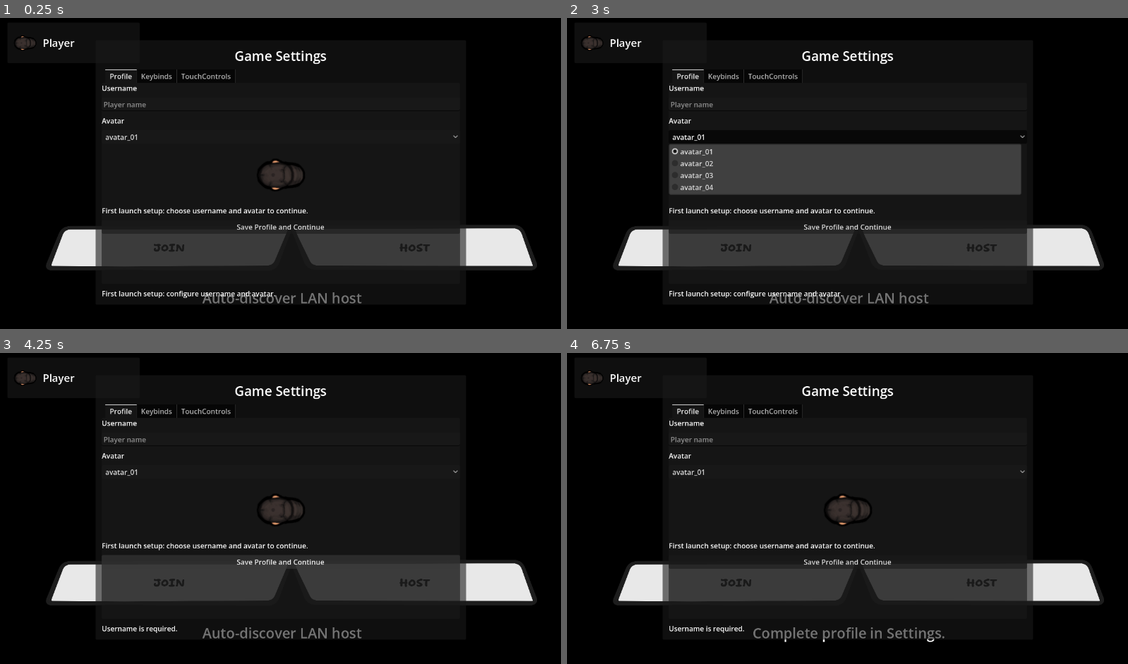
Above: before the commit, frames 1-4 (two rows, left to right).
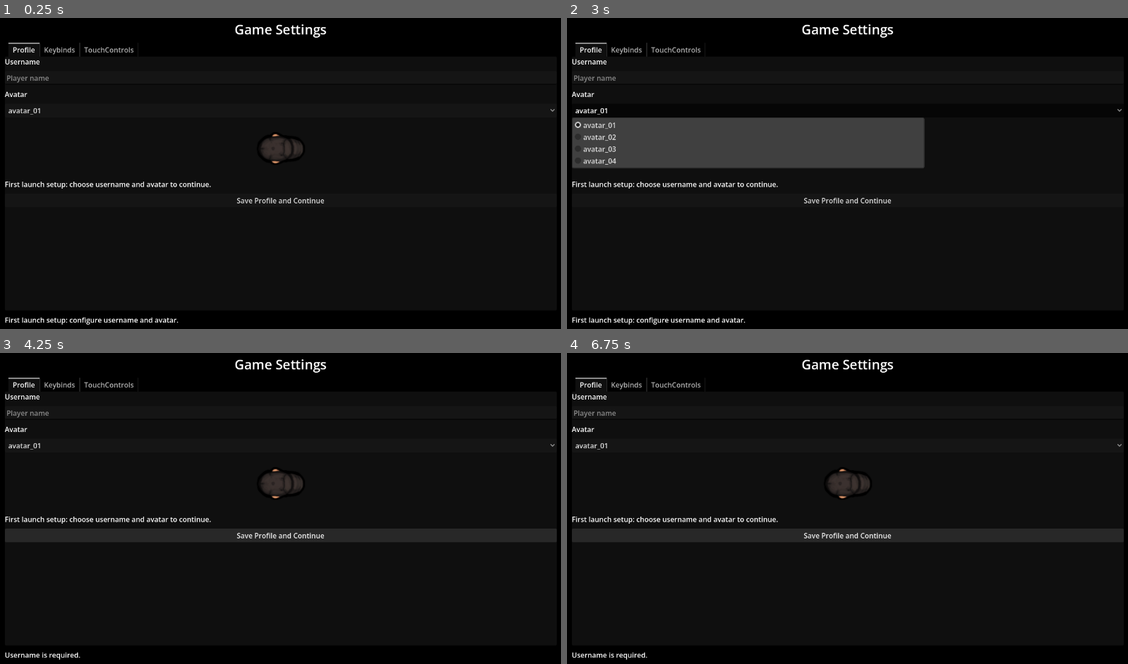
Above: after the commit, the same moments.

Repository: nathgoutam93/grey-line
Game: Godot game, scene res://scenes/main_menu/main_menu.tscn
Same seed, same stepped clock (60 frames per second), same inputs: the game is played once before the commit and once after it. Sound files missing from this copy of the repository are replaced by a short silence.
Inputs (mouse positions are in pixels of both pictures, inside the frame that each line leads up to):
- Up to frame 1 (0.25 s): no input
- Up to frame 2 (3 s): click (1032, 182) at 0.52 s; click (987, 294) at 1.25 s, where only the run after the commit has a clickable "JOIN"; click (1077, 294) at 2 s, where only the run after the commit has a clickable "HOST"; click "avatar_01" at 2.75 s
- Up to frame 3 (4.25 s): click "Save Profile and Continue" at 3.5 s
- Up to frame 4 (6.75 s): move the mouse to (970, 492) at 4.27 s; hold D (move_right) 4.28-5 s; tap G (drop) at 4.35 s; click (970, 492) at 4.42 s; drag from (735, 524) to (819, 570) at 5.02 s; move the mouse to (903, 436) at 5.77 s; hold D (move_right) 5.78-6.5 s; tap F (pickup) at 5.85 s; drag from (819, 570) to (679, 458) at 6.52 s

The runs differ from the first frame. In frame 1, 12% of the frame differs, in the area x 0-99%, y 2-99%; in frame 2, 25%; in frame 3, 16%; in frame 4, 14%.

Commit message:
Reworked main menu layout to add a right-side map panel with thumbnail + selected status, and moved actions to the right (JOIN / HOST).

Diff:
--- a/components/multiplayer/multiplayer_manager.gd
+++ b/components/multiplayer/multiplayer_manager.gd
@@ -28,10 +28,12 @@
 const LOBBY_SCENE_PATH := "res://scenes/lobby/lobby.tscn"
 static var persisted_player_names := {}
 static var persisted_match_started := false
+static var persisted_map_scene_path := ""
 
 func _ready():
 	add_to_group("multiplayer_manager")
 	_release_mouse_capture()
+	_apply_persisted_map_scene_path()
 
 	if _is_main_menu_scene():
 		# Entering main menu always starts from a clean networking state.
@@ -266,6 +268,19 @@
 	push_error("Failed to load map scene at path: %s" % map_scene_path)
 	return null
 
+func set_selected_map_scene_path(path: String) -> void:
+	var cleaned_path := path.strip_edges()
+	if cleaned_path == "":
+		return
+	map_scene_path = cleaned_path
+	persisted_map_scene_path = cleaned_path
+
+func _apply_persisted_map_scene_path() -> void:
+	if persisted_map_scene_path.strip_edges() != "":
+		map_scene_path = persisted_map_scene_path
+	else:
+		persisted_map_scene_path = map_scene_path.strip_edges()
+
 func _apply_default_player_name() -> void:
 	local_player_name = _resolve_local_player_name()
 
@@ -376,6 +391,7 @@
 	_set_profile_username(local_player_name)
 	persisted_player_names = player_names.duplicate(true)
 	persisted_match_started = match_started
+	persisted_map_scene_path = map_scene_path.strip_edges()
 
 func _get_profile_username() -> String:
 	var profile := get_node_or_null("/root/PlayerProfile")
--- a/project.godot
+++ b/project.godot
@@ -21,9 +21,9 @@
 
 [autoload]
 
-PlayerProfile="*res://scripts/profile/player_profile.gd"
 MaskViewProvider="*res://scripts/MaskViewProvider.gd"
 NetworkTick="*res://scripts/network/network_tick_clock.gd"
+PlayerProfile="*res://scripts/profile/player_profile.gd"
 
 [display]
 
--- a/scenes/main_menu/main_menu.gd
+++ b/scenes/main_menu/main_menu.gd
@@ -2,14 +2,25 @@
 
 const DEFAULT_PLAYER_NAME := "Player"
 const DEFAULT_AVATAR_PATH := "res://assets/sprites/character/head.png"
+const MAP_1_SCENE_PATH := "res://scenes/maps/map_1/map_1.tscn"
+const MAP_1_DISPLAY_NAME := "Map 1"
+const MAP_1_THUMBNAIL_PATH := "res://scenes/maps/map_1/_assets/map_f.png"
 
 @onready var _player_name_label: Label = get_node_or_null("UI/Control/PlayerCard/Margin/HBox/Name")
 @onready var _player_avatar: TextureRect = get_node_or_null("UI/Control/PlayerCard/Margin/HBox/Avatar")
 @onready var _settings_panel: Node = get_node_or_null("UI/SettingsPanel")
+@onready var _multiplayer_manager: Node = get_node_or_null("MultiplayerManager")
+@onready var _map_card_button: Button = get_node_or_null("UI/Control/MapPanel/Margin/VBox/MapCard")
+@onready var _map_thumbnail: TextureRect = get_node_or_null("UI/Control/MapPanel/Margin/VBox/MapCard/Margin/VBox/Thumbnail")
+@onready var _map_name_label: Label = get_node_or_null("UI/Control/MapPanel/Margin/VBox/MapCard/Margin/VBox/Name")
+@onready var _map_status_label: Label = get_node_or_null("UI/Control/MapPanel/Margin/VBox/MapCard/Margin/VBox/Status")
+
+var _selected_map_scene_path := MAP_1_SCENE_PATH
 
 func _ready() -> void:
 	Input.set_mouse_mode(Input.MOUSE_MODE_VISIBLE)
 	_refresh_player_card()
+	_setup_map_selection()
 	if _settings_panel != null and _settings_panel.has_signal("profile_changed"):
 		var refresh_call := Callable(self, "_refresh_player_card")
 		if not _settings_panel.is_connected("profile_changed", refresh_call):
@@ -41,3 +52,33 @@
 	avatar_texture = load(avatar_path) as Texture2D
 	if _player_avatar != null:
 		_player_avatar.texture = avatar_texture
+
+func _setup_map_selection() -> void:
+	if _map_name_label != null:
+		_map_name_label.text = MAP_1_DISPLAY_NAME
+
+	if _map_thumbnail != null:
+		_map_thumbnail.texture = load(MAP_1_THUMBNAIL_PATH) as Texture2D
+
+	if _map_card_button != null and not _map_card_button.pressed.is_connected(_on_map_card_pressed):
+		_map_card_button.pressed.connect(_on_map_card_pressed)
+
+	_apply_selected_map(MAP_1_SCENE_PATH)
+
+func _on_map_card_pressed() -> void:
+	_apply_selected_map(MAP_1_SCENE_PATH)
+
+func _apply_selected_map(scene_path: String) -> void:
+	var cleaned_path := scene_path.strip_edges()
+	if cleaned_path == "":
+		return
+
+	_selected_map_scene_path = cleaned_path
+	if _map_status_label != null:
+		_map_status_label.text = "Selected"
+
+	if _multiplayer_manager != null:
+		if _multiplayer_manager.has_method("set_selected_map_scene_path"):
+			_multiplayer_manager.call("set_selected_map_scene_path", cleaned_path)
+		else:
+			_multiplayer_manager.set("map_scene_path", cleaned_path)
--- a/scenes/main_menu/main_menu.tscn
+++ b/scenes/main_menu/main_menu.tscn
@@ -2,21 +2,17 @@
 
 [ext_resource type="Script" uid="uid://d4h0ggmxsaa4f" path="res://scenes/main_menu/main_menu.gd" id="1_7dkgf"]
 [ext_resource type="PackedScene" uid="uid://dnijy4kf8kg8f" path="res://components/multiplayer/multiplayer_manager.tscn" id="1_fsom3"]
-[ext_resource type="Texture2D" uid="uid://b73f3g1jo0kbp" path="res://assets/sprites/icons/join_btn.png" id="2_ob46e"]
-[ext_resource type="Texture2D" uid="uid://bgyfv7fwytm4t" path="res://assets/sprites/icons/host_btn.png" id="3_uqeha"]
+[ext_resource type="Texture2D" uid="uid://ejmrenpe3vak" path="res://assets/sprites/character2/head.png" id="3_5seab"]
+[ext_resource type="Texture2D" uid="uid://c13svdd1v10yw" path="res://assets/icons/grayline-icon.png" id="4_4xg86"]
+[ext_resource type="Texture2D" uid="uid://dt358iccpx4bh" path="res://assets/sprites/icons/settings_icon.png" id="5_3ovsr"]
 [ext_resource type="PackedScene" uid="uid://dgxmuvlglplsj" path="res://scenes/main_menu/settings_panel.tscn" id="5_settings"]
+[ext_resource type="Texture2D" uid="uid://bci55yf43g5le" path="res://scenes/maps/map_1/_assets/map_f.png" id="7_map_thumb"]
 
 [sub_resource type="LabelSettings" id="LabelSettings_wx1v7"]
 font_size = 24
 
-[sub_resource type="RectangleShape2D" id="RectangleShape2D_wem23"]
-size = Vector2(1200, 200)
-
-[sub_resource type="RectangleShape2D" id="RectangleShape2D_3ovsr"]
-size = Vector2(1200, 200)
-
-[sub_resource type="LabelSettings" id="LabelSettings_ob46e"]
-font_size = 32
+[sub_resource type="RectangleShape2D" id="RectangleShape2D_5seab"]
+size = Vector2(64, 64)
 
 [node name="MainMenu" type="Node2D" unique_id=2110683862]
 script = ExtResource("1_7dkgf")
@@ -41,12 +37,21 @@
 grow_horizontal = 2
 grow_vertical = 2
 
+[node name="Background" type="ColorRect" parent="UI/Control" unique_id=177200199]
+layout_mode = 1
+anchors_preset = 15
+anchor_right = 1.0
+anchor_bottom = 1.0
+grow_horizontal = 2
+grow_vertical = 2
+color = Color(0.160784, 0.180392, 0.227451, 1)
+
 [node name="PlayerCard" type="PanelContainer" parent="UI/Control" unique_id=1055940014]
 layout_mode = 1
 offset_left = 20.0
 offset_top = 20.0
-offset_right = 320.0
-offset_bottom = 112.0
+offset_right = 460.0
+offset_bottom = 120.0
 
 [node name="Margin" type="MarginContainer" parent="UI/Control/PlayerCard" unique_id=288647601]
 layout_mode = 2
@@ -62,6 +67,7 @@
 [node name="Avatar" type="TextureRect" parent="UI/Control/PlayerCard/Margin/HBox" unique_id=1361304763]
 custom_minimum_size = Vector2(56, 56)
 layout_mode = 2
+texture = ExtResource("3_5seab")
 expand_mode = 1
 stretch_mode = 5
 
@@ -72,68 +78,156 @@
 label_settings = SubResource("LabelSettings_wx1v7")
 vertical_alignment = 1
 
+[node name="GameLogo" type="TextureRect" parent="UI/Control" unique_id=12052991]
+layout_mode = 1
+anchors_preset = 4
+anchor_top = 0.5
+anchor_bottom = 0.5
+offset_left = 100.0
+offset_top = -113.0
+offset_right = 710.0
+offset_bottom = 147.0
+grow_vertical = 2
+texture = ExtResource("4_4xg86")
+expand_mode = 1
+stretch_mode = 5
+
+[node name="MapPanel" type="PanelContainer" parent="UI/Control" unique_id=701632004]
+layout_mode = 1
+anchors_preset = 3
+anchor_left = 1.0
+anchor_top = 1.0
+anchor_right = 1.0
+anchor_bottom = 1.0
+offset_left = -420.0
+offset_top = -535.0
+offset_right = -20.0
+offset_bottom = -179.0
+grow_horizontal = 0
+grow_vertical = 0
+
+[node name="Margin" type="MarginContainer" parent="UI/Control/MapPanel" unique_id=1042272471]
+layout_mode = 2
+theme_override_constants/margin_left = 10
+theme_override_constants/margin_top = 10
+theme_override_constants/margin_right = 10
+theme_override_constants/margin_bottom = 10
+
+[node name="VBox" type="VBoxContainer" parent="UI/Control/MapPanel/Margin" unique_id=1573341048]
+layout_mode = 2
+theme_override_constants/separation = 8
+
+[node name="MapTitle" type="Label" parent="UI/Control/MapPanel/Margin/VBox" unique_id=213162286]
+layout_mode = 2
+theme_override_font_sizes/font_size = 20
+text = "MAP SELECTION"
+
+[node name="MapCard" type="Button" parent="UI/Control/MapPanel/Margin/VBox" unique_id=2011598406]
+custom_minimum_size = Vector2(0, 300)
+layout_mode = 2
+size_flags_vertical = 3
+flat = true
+
+[node name="Margin" type="MarginContainer" parent="UI/Control/MapPanel/Margin/VBox/MapCard" unique_id=317708787]
+layout_mode = 1
+anchors_preset = 15
+anchor_right = 1.0
+anchor_bottom = 1.0
+grow_horizontal = 2
+grow_vertical = 2
+theme_override_constants/margin_left = 8
+theme_override_constants/margin_top = 8
+theme_override_constants/margin_right = 8
+theme_override_constants/margin_bottom = 8
+
+[node name="VBox" type="VBoxContainer" parent="UI/Control/MapPanel/Margin/VBox/MapCard/Margin" unique_id=1753776762]
+layout_mode = 2
+theme_override_constants/separation = 8
+
+[node name="Thumbnail" type="TextureRect" parent="UI/Control/MapPanel/Margin/VBox/MapCard/Margin/VBox" unique_id=1250680477]
+custom_minimum_size = Vector2(0, 230)
+layout_mode = 2
+size_flags_vertical = 3
+texture = ExtResource("7_map_thumb")
+expand_mode = 1
+stretch_mode = 6
+
+[node name="Name" type="Label" parent="UI/Control/MapPanel/Margin/VBox/MapCard/Margin/VBox" unique_id=708902278]
+layout_mode = 2
+theme_override_font_sizes/font_size = 24
+text = "Map 1"
+
+[node name="Status" type="Label" parent="UI/Control/MapPanel/Margin/VBox/MapCard/Margin/VBox" unique_id=1684224031]
+layout_mode = 2
+theme_override_colors/font_color = Color(0.713726, 0.886275, 0.521569, 1)
+text = "Selected"
+
 [node name="hostname" type="LineEdit" parent="UI/Control" unique_id=1631949165]
 visible = false
 layout_mode = 1
-anchors_preset = 8
-anchor_left = 0.5
-anchor_top = 0.5
-anchor_right = 0.5
-anchor_bottom = 0.5
-offset_left = -482.0
-offset_top = -154.0
-offset_right = 518.0
-offset_bottom = -54.0
-grow_horizontal = 2
-grow_vertical = 2
-theme_override_font_sizes/font_size = 32
+anchors_preset = 3
+anchor_left = 1.0
+anchor_top = 1.0
+anchor_right = 1.0
+anchor_bottom = 1.0
+offset_left = -832.0
+offset_top = -120.0
+offset_right = -432.0
+offset_bottom = -40.0
+grow_horizontal = 0
+grow_vertical = 0
 placeholder_text = "Host/IP address"
-alignment = 1
+
+[node name="discovery_status" type="Label" parent="UI/Control" unique_id=870321114]
+layout_mode = 1
+anchors_preset = 3
+anchor_left = 1.0
+anchor_top = 1.0
+anchor_right = 1.0
+anchor_bottom = 1.0
+offset_left = -420.0
+offset_top = -164.0
+offset_right = -20.0
+offset_bottom = -126.0
+grow_horizontal = 0
+grow_vertical = 0
+text = "Auto-discover LAN host"
+horizontal_alignment = 1
+vertical_alignment = 1
 
 [node name="HBoxContainer" type="HBoxContainer" parent="UI/Control" unique_id=1795477928]
 layout_mode = 1
-anchors_preset = 8
-anchor_left = 0.5
-anchor_top = 0.5
-anchor_right = 0.5
-anchor_bottom = 0.5
-offset_left = -20.0
-offset_top = -20.0
-offset_right = 20.0
-offset_bottom = 20.0
-grow_horizontal = 2
-grow_vertical = 2
-
-[node name="join" type="TouchScreenButton" parent="UI/Control/HBoxContainer" unique_id=1581238594]
-position = Vector2(-537, 120)
-scale = Vector2(0.42123526, 0.3901099)
-texture_normal = ExtResource("2_ob46e")
-shape = SubResource("RectangleShape2D_wem23")
-
-[node name="host" type="TouchScreenButton" parent="UI/Control/HBoxContainer" unique_id=1343624285]
-position = Vector2(20, 120)
-scale = Vector2(0.42123526, 0.3901099)
-texture_normal = ExtResource("3_uqeha")
-shape = SubResource("RectangleShape2D_3ovsr")
-
-[node name="discovery_status" type="Label" parent="UI/Control" unique_id=870321114]
-layout_mode = 1
-anchors_preset = 8
-anchor_left = 0.5
-anchor_top = 0.5
-anchor_right = 0.5
-anchor_bottom = 0.5
-offset_left = -178.0
-offset_top = 262.0
-offset_right = 182.0
-offset_bottom = 306.0
-grow_horizontal = 2
-grow_vertical = 2
-text = "Auto-discover LAN host"
-label_settings = SubResource("LabelSettings_ob46e")
-horizontal_alignment = 1
-
-[node name="SettingsPanel" parent="UI" unique_id=2096235019 instance=ExtResource("5_settings")]
-
+anchors_preset = 3
+anchor_left = 1.0
+anchor_top = 1.0
+anchor_right = 1.0
+anchor_bottom = 1.0
+offset_left = -420.0
+offset_top = -120.0
+offset_right = -20.0
+offset_bottom = -40.0
+theme_override_constants/separation = 10
+
+[node name="join" type="Button" parent="UI/Control/HBoxContainer" unique_id=1581238594]
+custom_minimum_size = Vector2(0, 80)
+layout_mode = 2
+size_flags_horizontal = 3
+text = "JOIN"
+
+[node name="host" type="Button" parent="UI/Control/HBoxContainer" unique_id=1343624285]
+custom_minimum_size = Vector2(0, 80)
+layout_mode = 2
+size_flags_horizontal = 3
+text = "HOST"
+
+[node name="SettingsButton" type="TouchScreenButton" parent="UI/Control" unique_id=159853697]
+position = Vector2(1180, 30)
+texture_normal = ExtResource("5_3ovsr")
+shape = SubResource("RectangleShape2D_5seab")
+
+[node name="SettingsPanel" parent="UI" unique_id=2096235019 node_paths=PackedStringArray("_settings_button") instance=ExtResource("5_settings")]
+_settings_button = NodePath("../Control/SettingsButton")
+
+[connection signal="pressed" from="UI/Control/MapPanel/Margin/VBox/MapCard" to="." method="_on_map_card_pressed"]
 [connection signal="pressed" from="UI/Control/HBoxContainer/join" to="MultiplayerManager" method="join_game"]
 [connection signal="pressed" from="UI/Control/HBoxContainer/host" to="MultiplayerManager" method="host_game"]
--- a/scenes/main_menu/settings_panel.gd
+++ b/scenes/main_menu/settings_panel.gd
@@ -31,7 +31,7 @@
 	"TouchAimZone",
 ]
 
-@onready var _settings_button: Button = get_node_or_null("SettingsButton")
+@export var _settings_button: TouchScreenButton;
 @onready var _settings_popup: PanelContainer = get_node_or_null("SettingsPopup")
 @onready var _tabs: TabContainer = get_node_or_null("SettingsPopup/Margin/VBox/Tabs")
 @onready var _username_input: LineEdit = get_node_or_null("SettingsPopup/Margin/VBox/Tabs/Profile/UsernameInput")
@@ -43,8 +43,8 @@
 @onready var _close_button: Button = get_node_or_null("SettingsPopup/Margin/VBox/CloseButton")
 @onready var _reset_keybinds_button: Button = get_node_or_null("SettingsPopup/Margin/VBox/Tabs/Keybinds/ResetKeybindsButton")
 @onready var _reset_touch_button: Button = get_node_or_null("SettingsPopup/Margin/VBox/Tabs/TouchControls/ResetTouchButton")
-@onready var _join_button: TouchScreenButton = get_node_or_null("../UI/Control/HBoxContainer/join")
-@onready var _host_button: TouchScreenButton = get_node_or_null("../UI/Control/HBoxContainer/host")
+@onready var _join_button: BaseButton = get_node_or_null("../UI/Control/HBoxContainer/join")
+@onready var _host_button: BaseButton = get_node_or_null("../UI/Control/HBoxContainer/host")
 
 var _profile: Node = null
 var _waiting_rebind_action := ""
--- a/scenes/main_menu/settings_panel.tscn
+++ b/scenes/main_menu/settings_panel.tscn
@@ -12,32 +12,18 @@
 mouse_filter = 2
 script = ExtResource("1_script")
 
-[node name="SettingsButton" type="Button" parent="." unique_id=564151113]
-layout_mode = 1
-anchors_preset = 1
-anchor_left = 1.0
-anchor_right = 1.0
-offset_left = -170.0
-offset_top = 20.0
-offset_right = -20.0
-offset_bottom = 66.0
-grow_horizontal = 0
-text = "Settings"
-
 [node name="SettingsPopup" type="PanelContainer" parent="." unique_id=1973225778]
 visible = false
 layout_mode = 1
-anchors_preset = 8
-anchor_left = 0.5
-anchor_top = 0.5
-anchor_right = 0.5
-anchor_bottom = 0.5
-offset_left = -420.0
-offset_top = -300.0
-offset_right = 420.0
-offset_bottom = 300.0
+anchors_preset = 15
+anchor_right = 1.0
+anchor_bottom = 1.0
 grow_horizontal = 2
 grow_vertical = 2
+
+[node name="ColorRect" type="ColorRect" parent="SettingsPopup" unique_id=2113690226]
+layout_mode = 2
+color = Color(0, 0, 0, 1)
 
 [node name="Margin" type="MarginContainer" parent="SettingsPopup" unique_id=1367786689]
 layout_mode = 2
Binary file added: assets/icons/grayline-icon.png
Not shown, added: assets/icons/grayline-icon.png.import
Binary file added: assets/sprites/icons/settings_icon.png
Not shown, added: assets/sprites/icons/settings_icon.png.import
